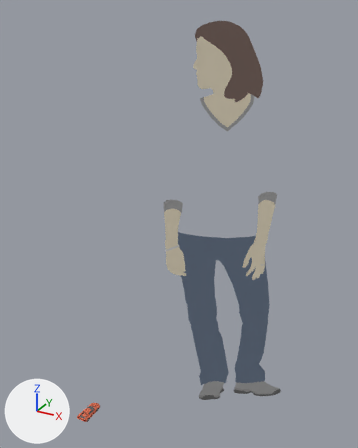
What one commit did to the OBJ model RunawayCar/MODELS/Car_orange.obj.
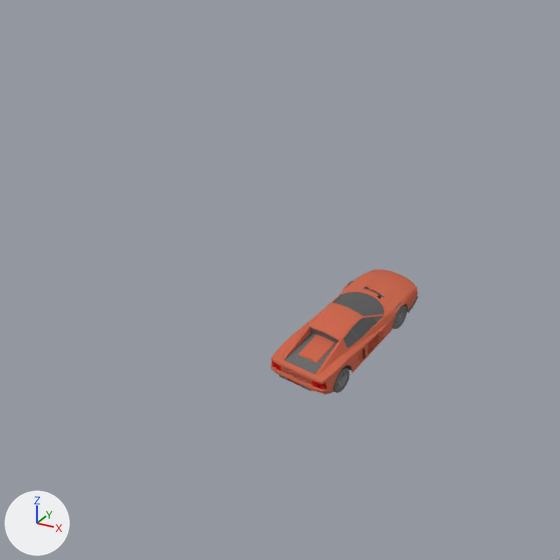
Each version appears first whole from a 50 mm lens placed at (47.9, -52.9, 68.4), pointed at (12.7, 11.1, 36.4), and next in a close-up on the part from 10% to 34% of the width and 81% to 100% of the height. Lighting does not change. The marker at lower left points along +X, +Y and +Z. Where no turn or scale is listed for an object, it has been applied to the vertices. Vertices at the same position are counted once.

In view in the first close-up: 'Car_orange'.
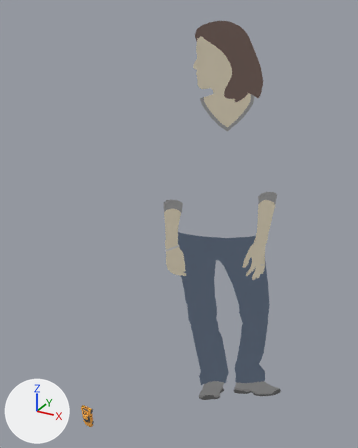
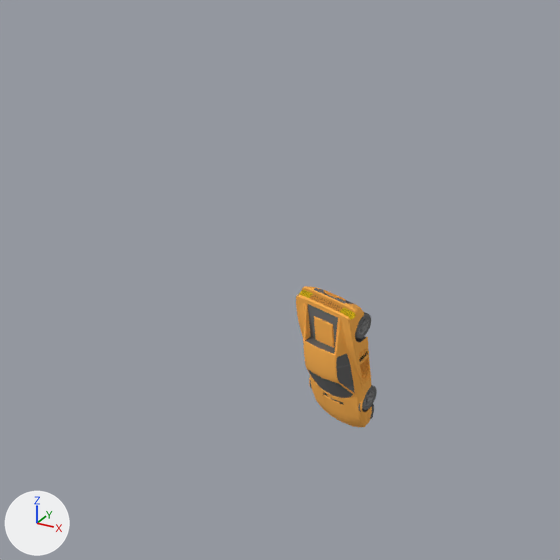
Boxes (x1, y1, x2, y2) around the edits, measured in the close-ups (560 x 560 px; the box of a moved part takes in the faces that stretch with it):
'Car_orange', recoloured, reshaped: before (270, 269, 418, 394); after (296, 286, 377, 427)
part 1 of me_car_orange, moved or reshaped: before (270, 269, 418, 394); after (296, 286, 374, 427)
part 2 of me_car_orange, moved or reshaped (not visible afterwards): before (333, 367, 350, 393)
part 3 of me_car_orange, moved or reshaped (not visible before): after (355, 312, 371, 339)
part 4 of me_car_orange, moved or reshaped (not visible before): after (362, 385, 377, 410)
part 5 of me_car_orange, moved or reshaped (not visible afterwards): before (393, 305, 407, 329)
part 6 of me_car_orange, moved or reshaped (not visible before): after (364, 391, 372, 404)

The edits, one by one:
Material 'Material__3' (mat_material__3) changes colour from orange #d1674b to orange #ffb24b; in linear values from (0.639, 0.137, 0.0706) to (1.0, 0.443, 0.0706).
me_car_orange is used by ob_car_orange; location (0.0, 0.0, 0.0).
me_car_orange had 7209 vertices, 13151 faces and spanned x -1.0..29.1, y -2.2..21.6, z -0.1..66.6.
me_car_orange now has 7209 vertices, 13151 faces and spans x -1.0..29.1, y -1.2..21.6, z -2.6..66.6.
me_car_orange part 1: the loose piece of 3535 vertices spanning x -1.0..1.0, y -2.2..2.6, z 0.1..1.2 is multiplied about the mesh origin by the matrix ((-1.0, 0.0, 0.0), (0.0, 0.0, -1.0), (0.0, -1.0, 0.0)).
me_car_orange part 2: the loose piece of 720 vertices spanning x 0.7..1.0, y -1.7..-1.0, z -0.1..0.6 is multiplied about the mesh origin by the matrix ((-1.0, 0.0, 0.0), (0.0, 0.0, -1.0), (0.0, -1.0, 0.0)).
me_car_orange part 3: the loose piece of 720 vertices spanning x -1.0..-0.7, y -1.7..-1.0, z -0.1..0.6 is multiplied about the mesh origin by the matrix ((-1.0, 0.0, 0.0), (0.0, 0.0, -1.0), (0.0, -1.0, 0.0)).
me_car_orange part 4: the loose piece of 720 vertices spanning x -0.9..-0.6, y 1.0..1.7, z -0.1..0.6 is multiplied about the mesh origin by the matrix ((-1.0, 0.0, 0.0), (0.0, 0.0, -1.0), (0.0, -1.0, 0.0)).
me_car_orange part 5: the loose piece of 720 vertices spanning x 0.6..0.9, y 1.0..1.7, z -0.1..0.6 is multiplied about the mesh origin by the matrix ((-1.0, 0.0, 0.0), (0.0, 0.0, -1.0), (0.0, -1.0, 0.0)).
me_car_orange part 6: 86 of the vertices in x -0.9..-0.7, y 1.2..1.5, z 0.1..0.5 are multiplied about the mesh origin by the matrix ((-1.0, 0.0, 0.0), (0.0, 0.0, -1.0), (0.0, -1.0, 0.0)).
